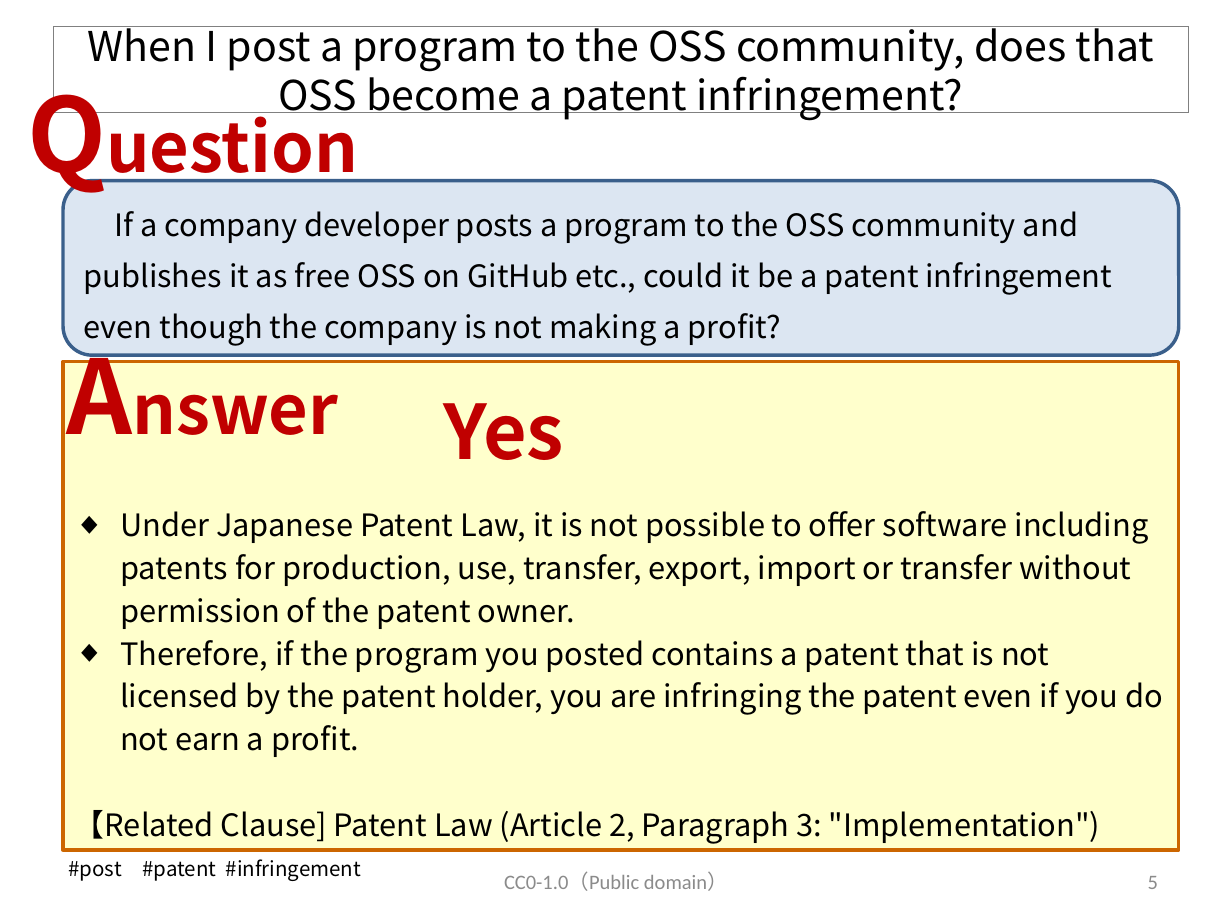
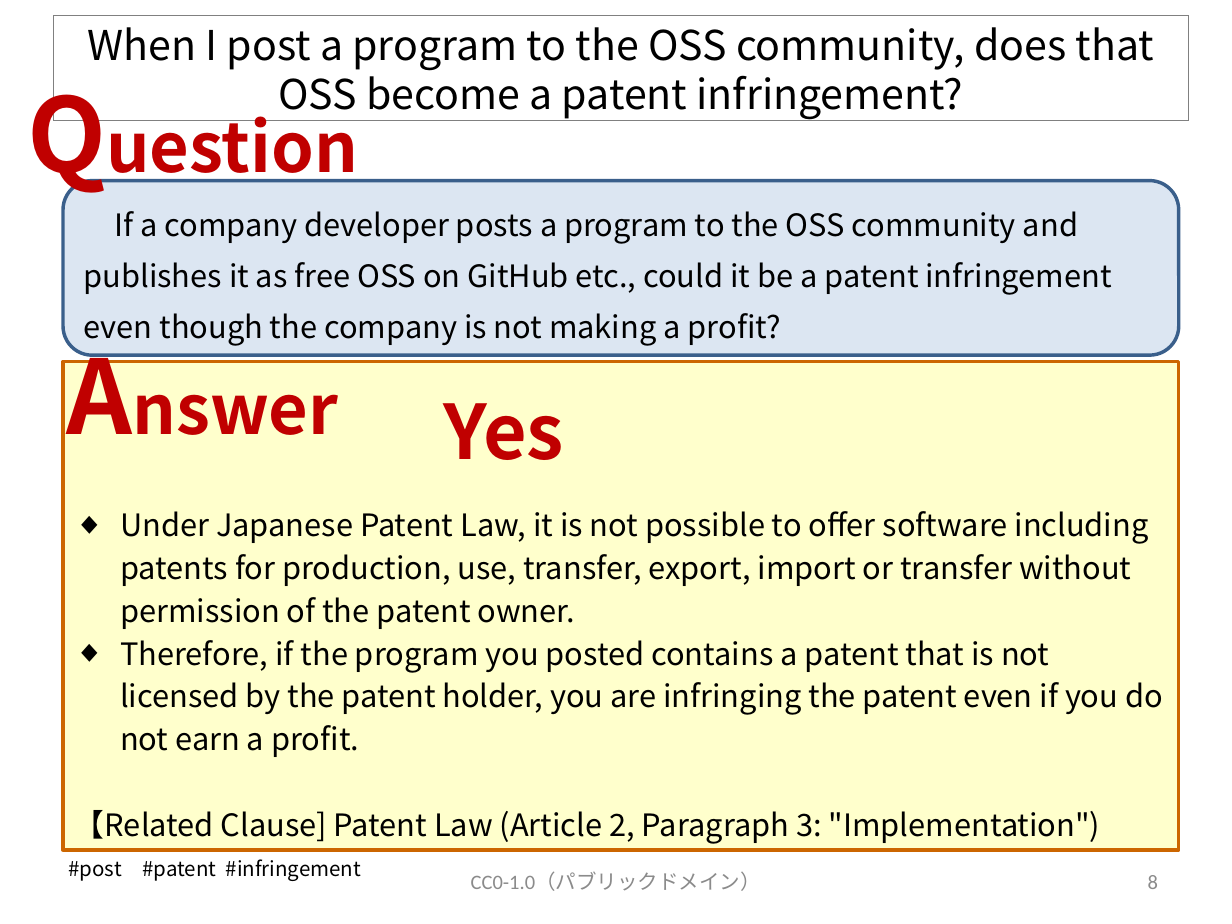
Before and after one commit to OpenChain-Project/OpenChain-JWG, a slide deck: slide 9 of Education_Material/FAQ/Misunderstandings_of_OSS_licenses_CC0.pptx (slide 6 before the commit). Drawn at 1232x924 pixels with LibreOffice and Linux fonts; fonts in the diff are those of the drawing. Boxes give left, top, right and bottom in pixels: in the first picture for what was removed or moved away, otherwise in the second. Text is boxed around its words. In the diff, an @@ line names an element or a change of style, - is before the commit and + after.

```diff
--- a/Education_Material/FAQ/Misunderstandings_of_OSS_licenses_CC0.pptx
+++ b/Education_Material/FAQ/Misunderstandings_of_OSS_licenses_CC0.pptx
@@ title "When I post a program ...": place and size @@
-title "When I post a program ..." at box(53, 27, 1188, 113)
+title "When I post a program ..." at box(53, 16, 1188, 121)
@@ text at box(471, 872, 761, 891): text changed @@
-CC0-1.0（Public domain）
+CC0-1.0（パブリックドメイン）
@@ page number at box(1148, 875, 1158, 889): text changed @@
-5
+8
```
Also in this commit, not shown: 21 other slides changed, 13 slides added.
